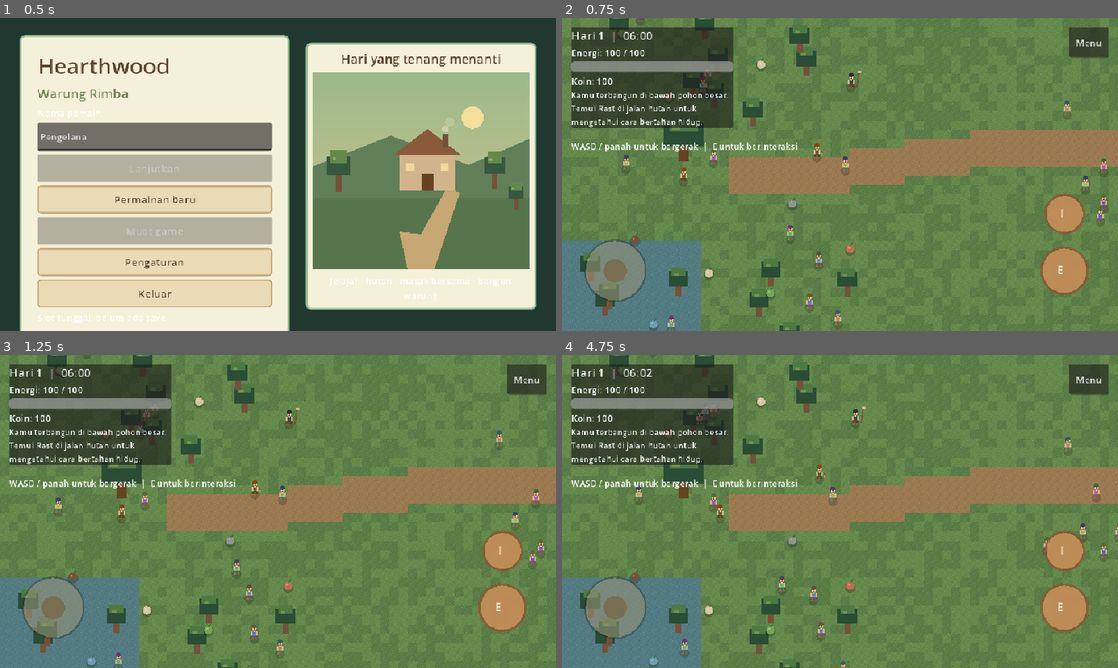
Above: before the commit, frames 1-4 (two rows, left to right).
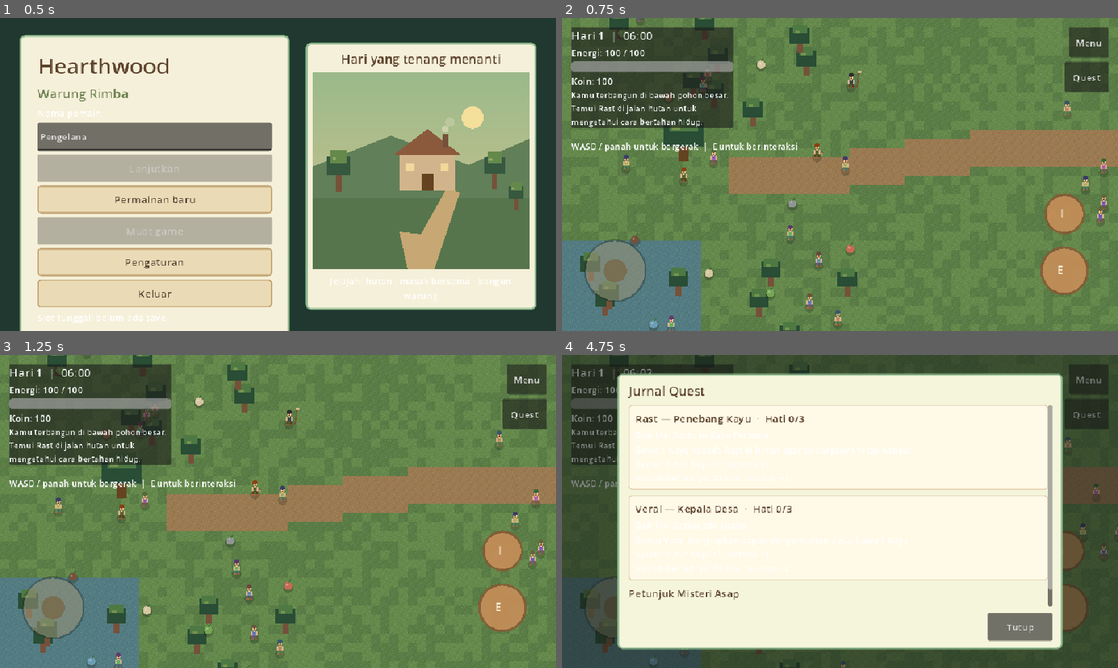
Above: after the commit, the same moments.

Repository: FerrDxD/hearthwood-rimba
Game: Godot game, scene res://scenes/MainMenu.tscn
Two runs of this game, one before a commit and one after it. Both use one fixed random seed, a clock stepped at 60 frames per second and the inputs below. Sound files missing from this copy of the repository are replaced by a short silence.
Inputs (mouse positions are in pixels of both pictures, inside the frame that each line leads up to):
- Up to frame 1 (0.5 s): no input
- Up to frame 2 (0.75 s): click "Permainan baru" at 0.5 s
- Up to frame 3 (1.25 s): no input
- Up to frame 4 (4.75 s): click "Menu" at 1.25 s; click (1084, 414) at 2 s, where only the run after the commit has a clickable "Quest"; tap Enter at 2.75 s; drag from (840, 511) to (895, 442) at 2.77 s; drag from (728, 527) to (812, 574) at 3.52 s; move the mouse to (895, 442) at 4.27 s; hold D (move_right) from 4.28 s (still down); hold E (interact) from 4.28 s (still down); click (895, 442) at 4.42 s; tap J (quest, bound only after the commit) at 4.55 s

Frame 1 is identical in both runs. In frame 2, 0.8% of the frame differs, in the area x 90-99%, y 13-24%; in frame 3, 0.8%; in frame 4, 96%, in the area x 0-100%, y 0-100%.
Error after the commit: Invalid access to property or key 'visible' on a base object of type 'Nil'. (res://scripts/ui/QuestUI.gd:38)

Commit message:
feat(fase 16): tambah quest log UI

Diff:
--- a/project.godot
+++ b/project.godot
@@ -55,6 +55,10 @@
 "deadzone": 0.2,
 "events": [Object(InputEventKey,"physical_keycode":73)]
 }
+quest={
+"deadzone": 0.2,
+"events": [Object(InputEventKey,"physical_keycode":74)]
+}
 
 [dotnet]
 
--- /dev/null
+++ b/scenes/QuestUI.tscn
@@ -0,0 +1,7 @@
+[gd_scene load_steps=2 format=3]
+
+[ext_resource type="Script" path="res://scripts/ui/QuestUI.gd" id="1_quest_ui"]
+
+[node name="QuestUI" type="CanvasLayer"]
+layer = 15
+script = ExtResource("1_quest_ui")
--- a/scripts/Main.gd
+++ b/scripts/Main.gd
@@ -11,6 +11,7 @@
 const GIFT_UI_SCENE: PackedScene = preload("res://scenes/GiftUI.tscn")
 const WARUNG_SYSTEM_SCENE: PackedScene = preload("res://scenes/WarungSystem.tscn")
 const QUEST_SYSTEM_SCENE: PackedScene = preload("res://scenes/QuestSystem.tscn")
+const QUEST_UI_SCENE: PackedScene = preload("res://scenes/QuestUI.tscn")
 const WARUNG_UI_SCENE: PackedScene = preload("res://scenes/WarungUI.tscn")
 const PAUSE_MENU_SCENE: PackedScene = preload("res://scenes/PauseMenu.tscn")
 const MAIN_MENU_SCENE_PATH: String = "res://scenes/MainMenu.tscn"
@@ -50,6 +51,7 @@
 var _warung_system: HearthwoodWarungSystem
 var _warung_ui: HearthwoodWarungUI
 var _quest_system: HearthwoodQuestSystem
+var _quest_ui: HearthwoodQuestUI
 var _pause_menu: HearthwoodPauseMenu
 var _audio_director: HearthwoodAudioDirector
 var _current_shopkeeper: HearthwoodShopNPC
@@ -104,6 +106,9 @@
 	add_child(_warung_system)
 	_quest_system = QUEST_SYSTEM_SCENE.instantiate()
 	add_child(_quest_system)
+	_quest_ui = QUEST_UI_SCENE.instantiate()
+	_quest_ui.set_quest_system(_quest_system)
+	add_child(_quest_ui)
 	_cooking_ui = COOKING_UI_SCENE.instantiate()
 	add_child(_cooking_ui)
 	_cooking_ui.set_cooking_system(_cooking_system)
@@ -134,6 +139,8 @@
 		_interact()
 	elif event.is_action_pressed("inventory") and not (event is InputEventKey and event.is_echo()):
 		_toggle_inventory()
+	elif event.is_action_pressed("quest") and not (event is InputEventKey and event.is_echo()):
+		_toggle_quests()
 
 
 func _process(delta: float) -> void:
@@ -153,6 +160,7 @@
 		or _gift_ui.is_open()
 		or _warung_ui.is_open()
 		or _pause_menu.is_open()
+		or _quest_ui.is_open()
 	):
 		return
 
@@ -245,6 +253,18 @@
 	pause_button.pressed.connect(_open_pause_menu)
 	interface.add_child(pause_button)
 
+	var quest_button := Button.new()
+	quest_button.text = "Quest"
+	quest_button.anchor_left = 1.0
+	quest_button.anchor_right = 1.0
+	quest_button.offset_left = -92.0
+	quest_button.offset_top = 76.0
+	quest_button.offset_right = -16.0
+	quest_button.offset_bottom = 128.0
+	quest_button.custom_minimum_size = Vector2(76.0, 52.0)
+	quest_button.pressed.connect(_toggle_quests)
+	interface.add_child(quest_button)
+
 	var controls := TouchControls.new()
 	controls.set_anchors_and_offsets_preset(Control.PRESET_FULL_RECT)
 	interface.add_child(controls)
@@ -392,6 +412,7 @@
 		or _cooking_ui.is_open()
 		or _gift_ui.is_open()
 		or _warung_ui.is_open()
+		or _quest_ui.is_open()
 	):
 		return
 	_pause_menu.open_menu()
@@ -450,9 +471,24 @@
 		or _gift_ui.is_open()
 		or _warung_ui.is_open()
 		or _pause_menu.is_open()
+		or _quest_ui.is_open()
 	):
 		return
 	_inventory_ui.toggle_inventory()
+
+
+func _toggle_quests() -> void:
+	if (
+		_dialog_ui.is_open()
+		or _shop_ui.is_open()
+		or _inventory_ui.is_open()
+		or _cooking_ui.is_open()
+		or _gift_ui.is_open()
+		or _warung_ui.is_open()
+		or _pause_menu.is_open()
+	):
+		return
+	_quest_ui.toggle_quests()
 
 
 func _interact() -> void:
@@ -464,6 +500,7 @@
 		or _gift_ui.is_open()
 		or _warung_ui.is_open()
 		or _pause_menu.is_open()
+		or _quest_ui.is_open()
 	):
 		return
 	_audio_director.play_sfx("interact")
--- a/scripts/systems/QuestSystem.gd
+++ b/scripts/systems/QuestSystem.gd
@@ -48,6 +48,51 @@
 
 func get_objective(npc_id: String) -> String:
 	return str(get_chapter(npc_id).get("objective", ""))
+
+
+func get_quest_name(npc_id: String) -> String:
+	var quest: Variant = _quests.get(npc_id, {})
+	if typeof(quest) != TYPE_DICTIONARY:
+		return str(npc_id).capitalize()
+	return str(quest.get("nama", str(npc_id).capitalize()))
+
+
+func get_quest_summary(npc_id: String) -> Dictionary:
+	var game_state = get_node("/root/GameState")
+	var chapter := get_chapter(npc_id)
+	return {
+		"id": npc_id,
+		"nama": get_quest_name(npc_id),
+		"hati": game_state.get_npc_heart_level(npc_id),
+		"chapter_index": get_chapter_index(npc_id),
+		"total_chapter": CHAPTER_COUNT,
+		"selesai": chapter.is_empty(),
+		"judul": str(chapter.get("judul", "")),
+		"objective": str(chapter.get("objective", "")),
+		"kebutuhan": get_requirement_text(npc_id),
+		"hadiah": get_reward_text(npc_id),
+	}
+
+
+func get_reward_text(npc_id: String) -> String:
+	var chapter := get_chapter(npc_id)
+	if chapter.is_empty():
+		return ""
+	var rewards: Dictionary = chapter.get("hadiah", {})
+	var parts := PackedStringArray()
+	if int(rewards.get("koin", 0)) > 0:
+		parts.append("%d koin" % int(rewards["koin"]))
+	if int(rewards.get("reputasi", 0)) > 0:
+		parts.append("reputasi +%d" % int(rewards["reputasi"]))
+	if rewards.has("item"):
+		var item_id := str(rewards["item"])
+		var item_name := str(
+			get_node("/root/GameState").get_item_definition(item_id).get("nama", item_id)
+		)
+		parts.append(item_name)
+	if rewards.has("fitur"):
+		parts.append("fitur %s" % str(rewards["fitur"]).replace("_", " "))
+	return ", ".join(parts)
 
 
 func get_requirement_text(npc_id: String) -> String:
--- /dev/null
+++ b/scripts/ui/QuestUI.gd
@@ -0,0 +1,209 @@
+extends CanvasLayer
+class_name HearthwoodQuestUI
+
+var _interface: Control
+var _quest_list: VBoxContainer
+var _clue_list: VBoxContainer
+var _clue_empty_label: Label
+var _quest_system: HearthwoodQuestSystem
+
+
+func _ready() -> void:
+	_create_interface()
+
+
+func set_quest_system(quest_system: HearthwoodQuestSystem) -> void:
+	_quest_system = quest_system
+	if is_open():
+		_refresh()
+
+
+func toggle_quests() -> void:
+	if is_open():
+		close_quests()
+		return
+	open_quests()
+
+
+func open_quests() -> void:
+	_interface.visible = true
+	_refresh()
+
+
+func close_quests() -> void:
+	_interface.visible = false
+
+
+func is_open() -> bool:
+	return _interface.visible
+
+
+func _create_interface() -> void:
+	_interface = Control.new()
+	_interface.name = "QuestInterface"
+	_interface.set_anchors_and_offsets_preset(Control.PRESET_FULL_RECT)
+	_interface.mouse_filter = Control.MOUSE_FILTER_STOP
+	_interface.visible = false
+	add_child(_interface)
+
+	var shade := ColorRect.new()
+	shade.set_anchors_and_offsets_preset(Control.PRESET_FULL_RECT)
+	shade.color = Color(0.08, 0.1, 0.08, 0.52)
+	shade.mouse_filter = Control.MOUSE_FILTER_IGNORE
+	_interface.add_child(shade)
+
+	var panel := PanelContainer.new()
+	panel.anchor_left = 0.1
+	panel.anchor_top = 0.06
+	panel.anchor_right = 0.9
+	panel.anchor_bottom = 0.94
+	_interface.add_child(panel)
+
+	var panel_style := StyleBoxFlat.new()
+	panel_style.bg_color = Color("#f5f5dc")
+	panel_style.border_color = Color("#8fbc8f")
+	panel_style.set_border_width_all(3)
+	panel_style.set_corner_radius_all(8)
+	panel_style.content_margin_left = 18.0
+	panel_style.content_margin_top = 14.0
+	panel_style.content_margin_right = 18.0
+	panel_style.content_margin_bottom = 14.0
+	panel.add_theme_stylebox_override("panel", panel_style)
+
+	var layout := VBoxContainer.new()
+	layout.add_theme_constant_override("separation", 10)
+	panel.add_child(layout)
+
+	var title := Label.new()
+	title.text = "Jurnal Quest"
+	title.add_theme_font_size_override("font_size", 22)
+	title.add_theme_color_override("font_color", Color("#5d422c"))
+	layout.add_child(title)
+
+	var scroll_container := ScrollContainer.new()
+	scroll_container.size_flags_vertical = Control.SIZE_EXPAND_FILL
+	layout.add_child(scroll_container)
+
+	var content := VBoxContainer.new()
+	content.size_flags_horizontal = Control.SIZE_EXPAND_FILL
+	content.add_theme_constant_override("separation", 10)
+	scroll_container.add_child(content)
+
+	_quest_list = VBoxContainer.new()
+	_quest_list.size_flags_horizontal = Control.SIZE_EXPAND_FILL
+	_quest_list.add_theme_constant_override("separation", 10)
+	content.add_child(_quest_list)
+
+	var clue_title := Label.new()
+	clue_title.text = "Petunjuk Misteri Asap"
+	clue_title.add_theme_font_size_override("font_size", 18)
+	clue_title.add_theme_color_override("font_color", Color("#5d422c"))
+	content.add_child(clue_title)
+
+	_clue_empty_label = Label.new()
+	_clue_empty_label.text = "Belum ada petunjuk asap yang terkumpul."
+	_clue_empty_label.autowrap_mode = TextServer.AUTOWRAP_WORD_SMART
+	content.add_child(_clue_empty_label)
+
+	_clue_list = VBoxContainer.new()
+	_clue_list.size_flags_horizontal = Control.SIZE_EXPAND_FILL
+	_clue_list.add_theme_constant_override("separation", 6)
+	content.add_child(_clue_list)
+
+	var footer := HBoxContainer.new()
+	footer.alignment = BoxContainer.ALIGNMENT_END
+	layout.add_child(footer)
+
+	var close_button := Button.new()
+	close_button.text = "Tutup"
+	close_button.custom_minimum_size = Vector2(112.0, 48.0)
+	close_button.pressed.connect(close_quests)
+	footer.add_child(close_button)
+
+
+func _refresh() -> void:
+	if _quest_list == null:
+		return
+	_clear_children(_quest_list)
+	_clear_children(_clue_list)
+
+	if _quest_system == null:
+		_quest_list.add_child(_create_label(
+			"Data quest belum tersedia.",
+			15
+		))
+		_clue_empty_label.visible = true
+		return
+
+	var quest_ids: Array[String] = _quest_system.get_quest_ids()
+	if quest_ids.is_empty():
+		_quest_list.add_child(_create_label("Belum ada quest yang terbuka.", 15))
+	for npc_id in quest_ids:
+		_quest_list.add_child(_create_quest_card(_quest_system.get_quest_summary(npc_id)))
+
+	var clues: Array[String] = _quest_system.get_smoke_clues()
+	_clue_empty_label.visible = clues.is_empty()
+	for clue in clues:
+		var clue_label := _create_label("• %s" % clue, 15)
+		clue_label.autowrap_mode = TextServer.AUTOWRAP_WORD_SMART
+		_clue_list.add_child(clue_label)
+
+
+func _create_quest_card(summary: Dictionary) -> PanelContainer:
+	var card := PanelContainer.new()
+	card.custom_minimum_size = Vector2(0.0, 96.0)
+	var card_style := StyleBoxFlat.new()
+	card_style.bg_color = Color("#fff9e7")
+	card_style.border_color = Color("#d2b48c")
+	card_style.set_border_width_all(1)
+	card_style.set_corner_radius_all(5)
+	card_style.content_margin_left = 12.0
+	card_style.content_margin_top = 10.0
+	card_style.content_margin_right = 12.0
+	card_style.content_margin_bottom = 10.0
+	card.add_theme_stylebox_override("panel", card_style)
+
+	var layout := VBoxContainer.new()
+	layout.add_theme_constant_override("separation", 4)
+	card.add_child(layout)
+
+	var header := _create_label("%s  ·  Hati %d/3" % [
+		str(summary.get("nama", "")),
+		int(summary.get("hati", 0)),
+	], 18)
+	header.add_theme_color_override("font_color", Color("#5d422c"))
+	layout.add_child(header)
+
+	var chapter_line := "Selesai"
+	if not bool(summary.get("selesai", false)):
+		chapter_line = "Bab %d/%d: %s" % [
+			int(summary.get("chapter_index", 0)) + 1,
+			int(summary.get("total_chapter", 0)),
+			str(summary.get("judul", "")),
+		]
+	layout.add_child(_create_label(chapter_line, 15))
+
+	if not bool(summary.get("selesai", false)):
+		var objective := _create_label(str(summary.get("objective", "")), 15)
+		objective.autowrap_mode = TextServer.AUTOWRAP_WORD_SMART
+		layout.add_child(objective)
+		var requirement := _create_label("Syarat: %s" % str(summary.get("kebutuhan", "")), 14)
+		requirement.autowrap_mode = TextServer.AUTOWRAP_WORD_SMART
+		layout.add_child(requirement)
+		var reward := _create_label("Hadiah berikutnya: %s" % str(summary.get("hadiah", "")), 14)
+		reward.autowrap_mode = TextServer.AUTOWRAP_WORD_SMART
+		layout.add_child(reward)
+	return card
+
+
+func _create_label(text: String, font_size: int) -> Label:
+	var label := Label.new()
+	label.text = text
+	label.add_theme_font_size_override("font_size", font_size)
+	return label
+
+
+func _clear_children(parent: Node) -> void:
+	for child in parent.get_children():
+		parent.remove_child(child)
+		child.queue_free()
--- a/tests/QuestSystemTest.gd
+++ b/tests/QuestSystemTest.gd
@@ -1,6 +1,7 @@
 extends SceneTree
 
 const QUEST_SYSTEM_SCENE: PackedScene = preload("res://scenes/QuestSystem.tscn")
+const QUEST_UI_SCENE: PackedScene = preload("res://scenes/QuestUI.tscn")
 const MAIN_SCENE_PATH: String = "res://scenes/Main.tscn"
 const TEST_SAVE_PATH: String = "user://phase12-quest-test.json"
 const PROLOGUE_STEPS: Array[String] = [
@@ -142,6 +143,28 @@
 		quit(1)
 		return
 
+	# Quest log shows chapters, rewards, and collected smoke clues.
+	var quest_ui := QUEST_UI_SCENE.instantiate() as HearthwoodQuestUI
+	root.add_child(quest_ui)
+	await process_frame
+	quest_ui.set_quest_system(quest_system)
+	quest_ui.open_quests()
+	await process_frame
+	if (
+		not quest_ui.is_open()
+		or not _contains_text(quest_ui, "Rast")
+		or not _contains_text(quest_ui, "Veral")
+		or not _contains_text(quest_ui, "Selesai")
+		or not _contains_text(quest_ui, "Petunjuk Misteri Asap")
+		or not _contains_text(quest_ui, "tulang kayu")
+	):
+		push_error("The quest log should list both quests and every collected smoke clue.")
+		quit(1)
+		return
+	quest_ui.close_quests()
+	quest_ui.queue_free()
+	await process_frame
+
 	# Quest state survives a save/load round trip.
 	var save_result: Dictionary = game_state.save_game(
 		Vector2(210.0, 462.0),
@@ -228,6 +251,19 @@
 		quit(1)
 		return
 	dialog_ui.close_dialog()
+
+	var quest_ui_main := main.get("_quest_ui") as HearthwoodQuestUI
+	if quest_ui_main == null:
+		push_error("The main scene should expose its quest log UI.")
+		quit(1)
+		return
+	quest_ui_main.open_quests()
+	main.call("_interact")
+	if dialog_ui.is_open():
+		push_error("An open quest log should hold world interaction.")
+		quit(1)
+		return
+	quest_ui_main.close_quests()
 
 	main.queue_free()
 	await process_frame
@@ -278,6 +314,20 @@
 	return dialogue_label != null and dialogue_label.text.to_lower().contains(text.to_lower())
 
 
+func _contains_text(parent: Node, text: String) -> bool:
+	var needle := text.to_lower()
+	for child in parent.get_children():
+		if child is Label and (child as Label).text.to_lower().contains(needle):
+			return true
+		if child is Button and (child as Button).text.to_lower().contains(needle):
+			return true
+		if child is RichTextLabel and (child as RichTextLabel).text.to_lower().contains(needle):
+			return true
+		if _contains_text(child, text):
+			return true
+	return false
+
+
 func _read_json(path: String) -> Dictionary:
 	var file := FileAccess.open(path, FileAccess.READ)
 	if file == null:
--- a/tests/UITouchTargetTest.gd
+++ b/tests/UITouchTargetTest.gd
@@ -8,6 +8,7 @@
 	"res://scenes/GiftUI.tscn",
 	"res://scenes/WarungUI.tscn",
 	"res://scenes/PauseMenu.tscn",
+	"res://scenes/QuestUI.tscn",
 ]
 
 var _ui_scenes: Array[Node] = []
@@ -55,6 +56,16 @@
 		quit(1)
 		return
 	dialog_ui.open_dialog("Rast", "Penebang kayu", "Ayo kita berbincang.")
+	var quest_ui := root.find_child("QuestUI", true, false) as HearthwoodQuestUI
+	if quest_ui == null:
+		push_error("Could not open the quest UI touch-target fixture.")
+		quit(1)
+		return
+	quest_ui.open_quests()
+	if not quest_ui.is_open():
+		push_error("The quest UI should open without quest data.")
+		quit(1)
+		return
 
 	var button_count := 0
 	for ui_scene in _ui_scenes:
Not shown, added: scripts/ui/QuestUI.gd.uid
Not shown, changed: MILESTONES.md
